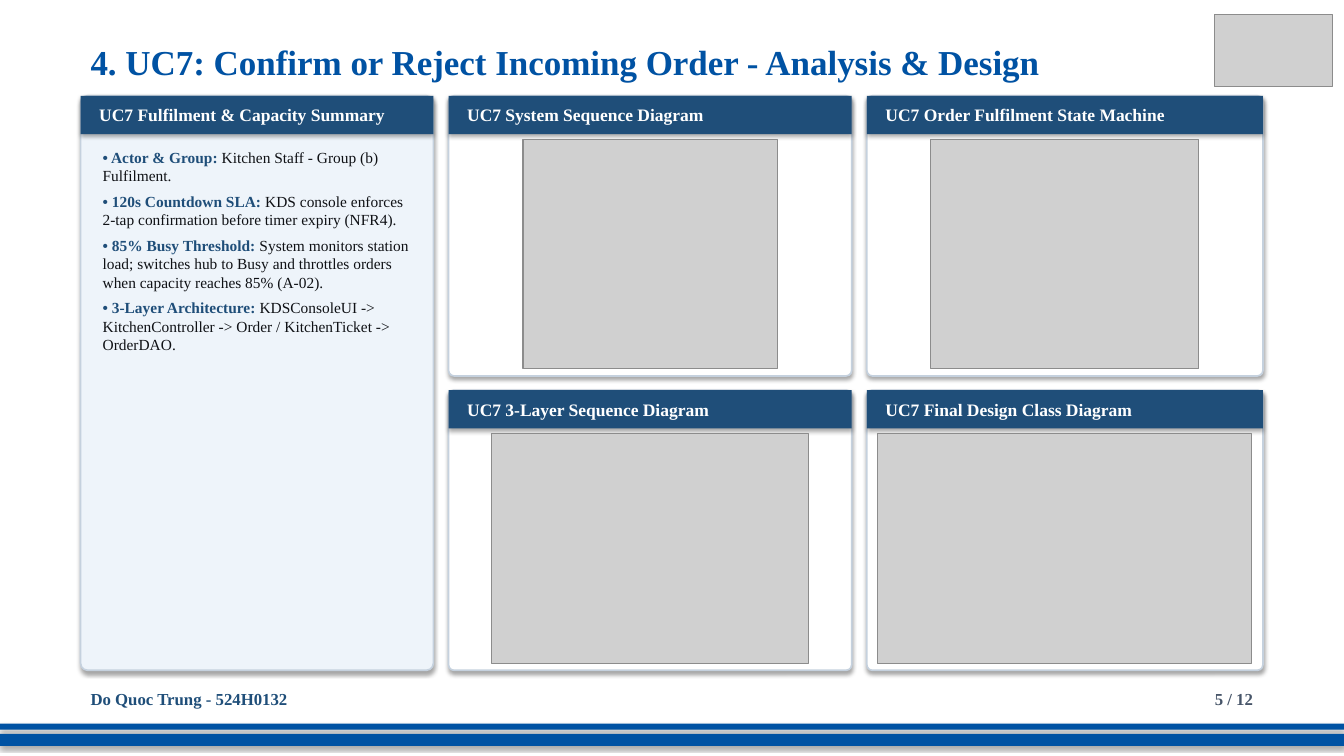
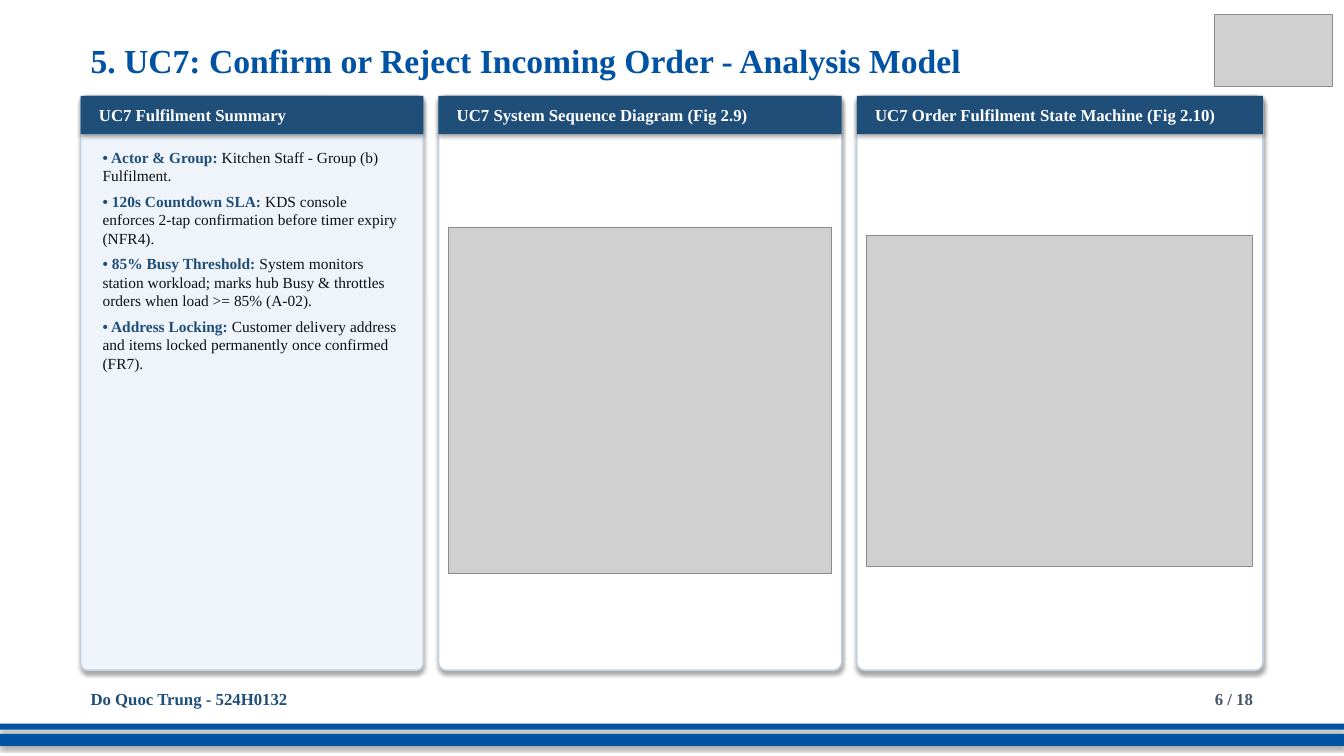
Before and after one commit to DoQuocTrung06/SaigonBite-RAD-TeamF10, a slide deck: slide 6 of Part_2/TeamF10_Presentation_for_SaigonBite.pptx (slide 5 before the commit). Drawn at 1344x756 pixels with LibreOffice and Linux fonts; fonts in the diff are those of the drawing; grey boxes stand for pictures. Boxes give left, top, right and bottom in pixels: in the first picture for what was removed or moved away, otherwise in the second. Text is boxed around its words. In the diff, an @@ line names an element or a change of style, - is before the commit and + after.

```diff
--- a/Part_2/TeamF10_Presentation_for_SaigonBite.pptx
+++ b/Part_2/TeamF10_Presentation_for_SaigonBite.pptx
@@ text at <box>91,49,960,80</box>: text changed; size 25 to 24 pt @@
-4. UC7: Confirm or Reject Incoming Order - Analysis & Design
+5. UC7: Confirm or Reject Incoming Order - Analysis Model
@@ rectangle "UC7 Fulfilment Summary": place and size @@
-rectangle "UC7 Fulfilment Summary" at <box>81,96,434,134</box>
+rectangle "UC7 Fulfilment Summary" at <box>81,96,423,134</box>
@@ rounded rectangle: place and size @@
-rounded rectangle at <box>81,96,434,670</box>
+rounded rectangle at <box>81,96,423,670</box>
@@ text in rectangle at <box>99,109,286,125</box>: text changed; size 12.5 to 12 pt @@
-UC7 Fulfilment & Capacity Summary
+UC7 Fulfilment Summary
@@ rectangle "UC7 System Sequence Diagram (Fig ...": place and size @@
-rectangle "UC7 System Sequence Diagram (Fig ..." at <box>449,96,852,134</box>
+rectangle "UC7 System Sequence Diagram (Fig ..." at <box>439,96,842,134</box>
@@ rounded rectangle: place and size @@
-rounded rectangle at <box>449,96,852,376</box>
+rounded rectangle at <box>439,96,842,670</box>
@@ text in rectangle at <box>457,109,748,125</box>: text changed; size 12.5 to 12 pt @@
-UC7 System Sequence Diagram
+UC7 System Sequence Diagram (Fig 2.9)
@@ rectangle "UC7 Order Fulfilment State Machine ...": place and size @@
-rectangle "UC7 Order Fulfilment State Machine ..." at <box>867,96,1263,134</box>
+rectangle "UC7 Order Fulfilment State Machine ..." at <box>857,96,1263,134</box>
@@ rounded rectangle: place and size @@
-rounded rectangle at <box>867,96,1263,376</box>
+rounded rectangle at <box>857,96,1263,670</box>
@@ text in rectangle at <box>875,109,1215,125</box>: text changed; size 12.5 to 12 pt @@
-UC7 Order Fulfilment State Machine
+UC7 Order Fulfilment State Machine (Fig 2.10)
@@ picture: place and size @@
-picture at <box>523,139,777,369</box>
+picture at <box>449,228,832,575</box>
@@ picture: place and size @@
-picture at <box>931,139,1199,369</box>
+picture at <box>867,235,1253,566</box>
@@ text at <box>103,258,396,372</box>: text changed @@
-• 85% Busy Threshold: System monitors station load; switches hub to Busy and throttles orders when capacity reaches 85% (A-02).
-• 3-Layer Architecture: KDSConsoleUI -> KitchenController -> Order / KitchenTicket -> OrderDAO.
+• 85% Busy Threshold: System monitors station workload; marks hub Busy & throttles orders when load >= 85% (A-02).
+• Address Locking: Customer delivery address and items locked permanently once confirmed (FR7).
@@ rounded rectangle removed at <box>449,390,852,670</box> @@
@@ rectangle removed at <box>449,390,852,429</box> @@
-UC7 3-Layer Sequence Diagram
@@ rounded rectangle removed at <box>867,390,1263,670</box> @@
@@ rectangle removed at <box>867,390,1263,429</box> @@
-UC7 Final Design Class Diagram
@@ picture removed at <box>492,434,809,663</box> @@
@@ picture removed at <box>878,434,1252,663</box> @@
@@ text at <box>1215,694,1253,705</box>: text changed @@
-5 / 12
+6 / 18
```
Also in this commit, not shown: 11 other slides changed, 6 slides added.
